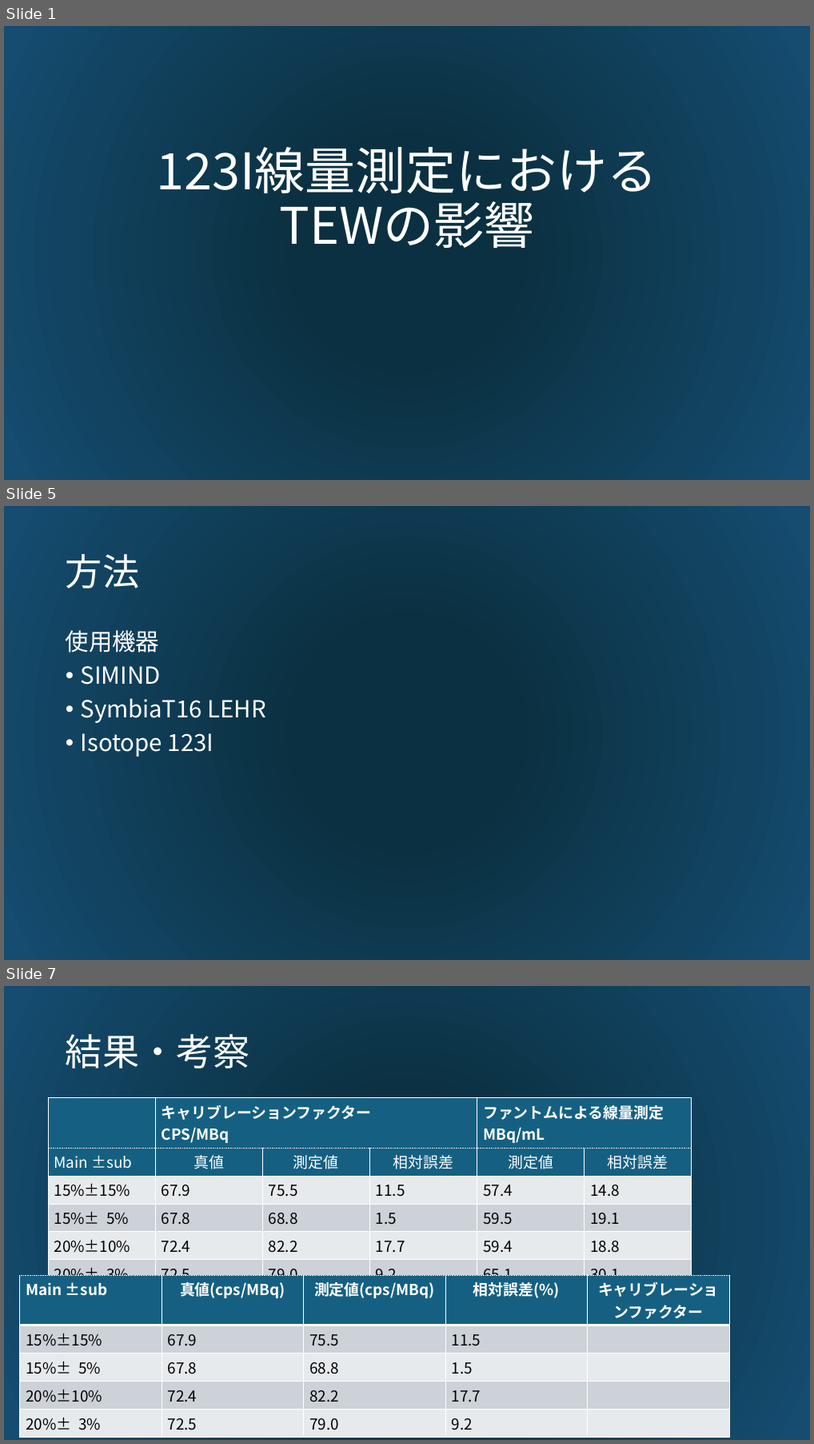
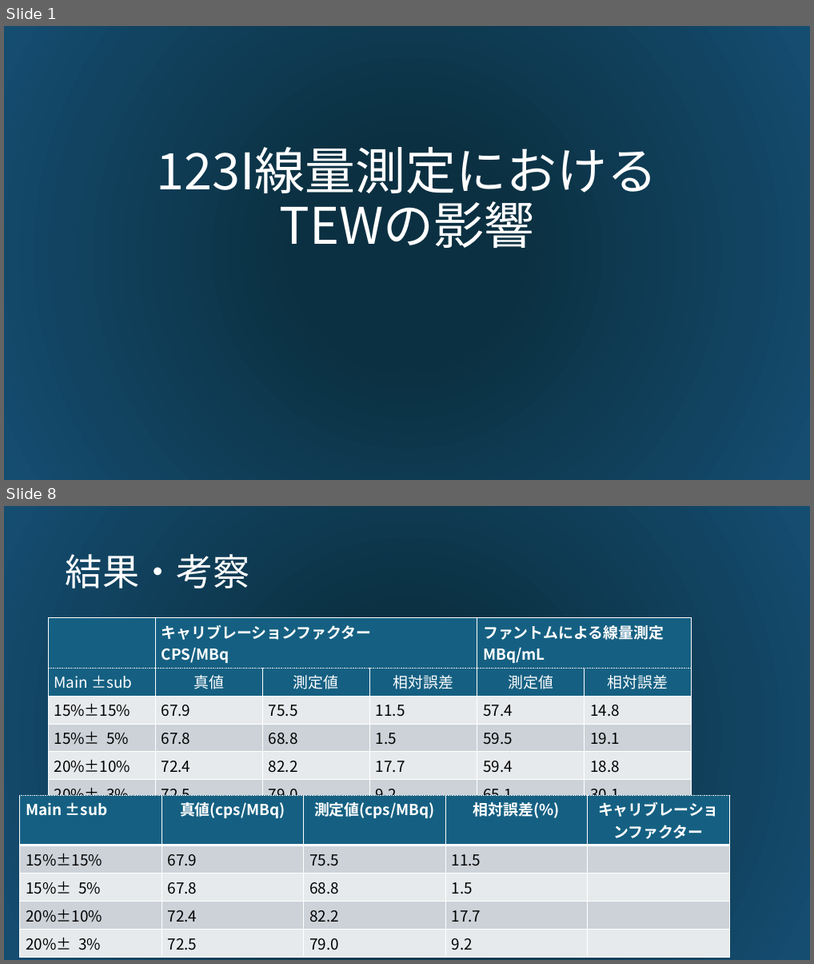
Before and after one commit to hhonda5427/simind_study, a slide deck: 123I線量測定におけるTEWの影響.pptx. Shown one above the other, each under a label of ours: slides 1, 5 and 7 before the commit, slides 1 and 8 after it; the slides between them are not shown. The pictures are 814x1444 and 814x964 pixels, drawn with LibreOffice and Linux fonts; fonts in the diff are those of the drawing. Boxes give left, top, right and bottom in pixels: in the first picture for what was removed or moved away, otherwise in the second. Text is boxed around its words. In the diff, an @@ line names an element or a change of style, - is before the commit and + after.

```diff
--- a/123I線量測定におけるTEWの影響.pptx
+++ b/123I線量測定におけるTEWの影響.pptx
@@ slide 5 removed at (4, 506, 810, 960), background gradient #0B3041 to #154D71 @@
@@ title removed at (66, 554, 139, 588) @@
-方法
@@ text removed at (66, 630, 266, 756) @@
-使用機器
-• SIMIND
-• SymbiaT16 LEHR
-• Isotope 123I
@@ what was slide 7 is now slide 8 @@
```
Also in this commit, not shown: 4 slides changed, 2 slides added, 2 other files.
